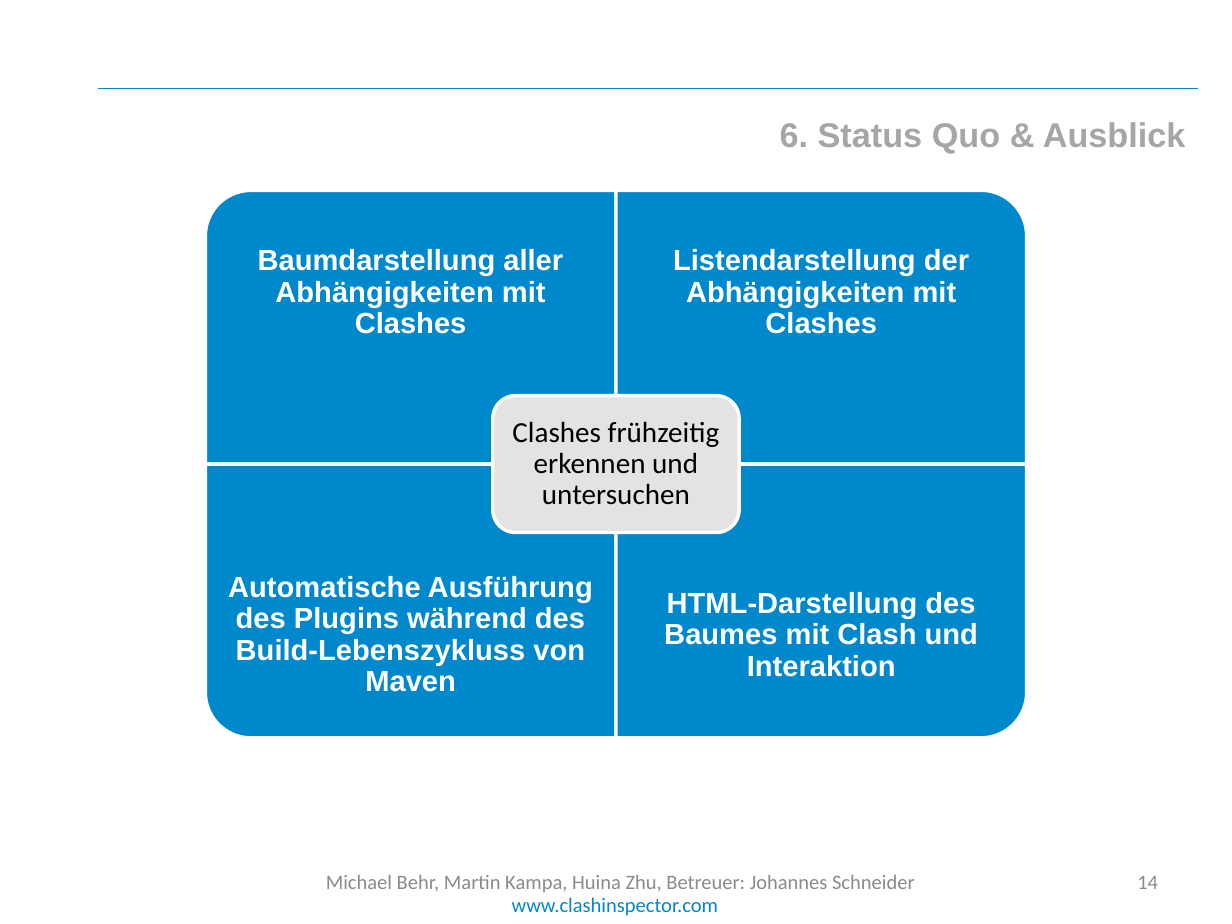
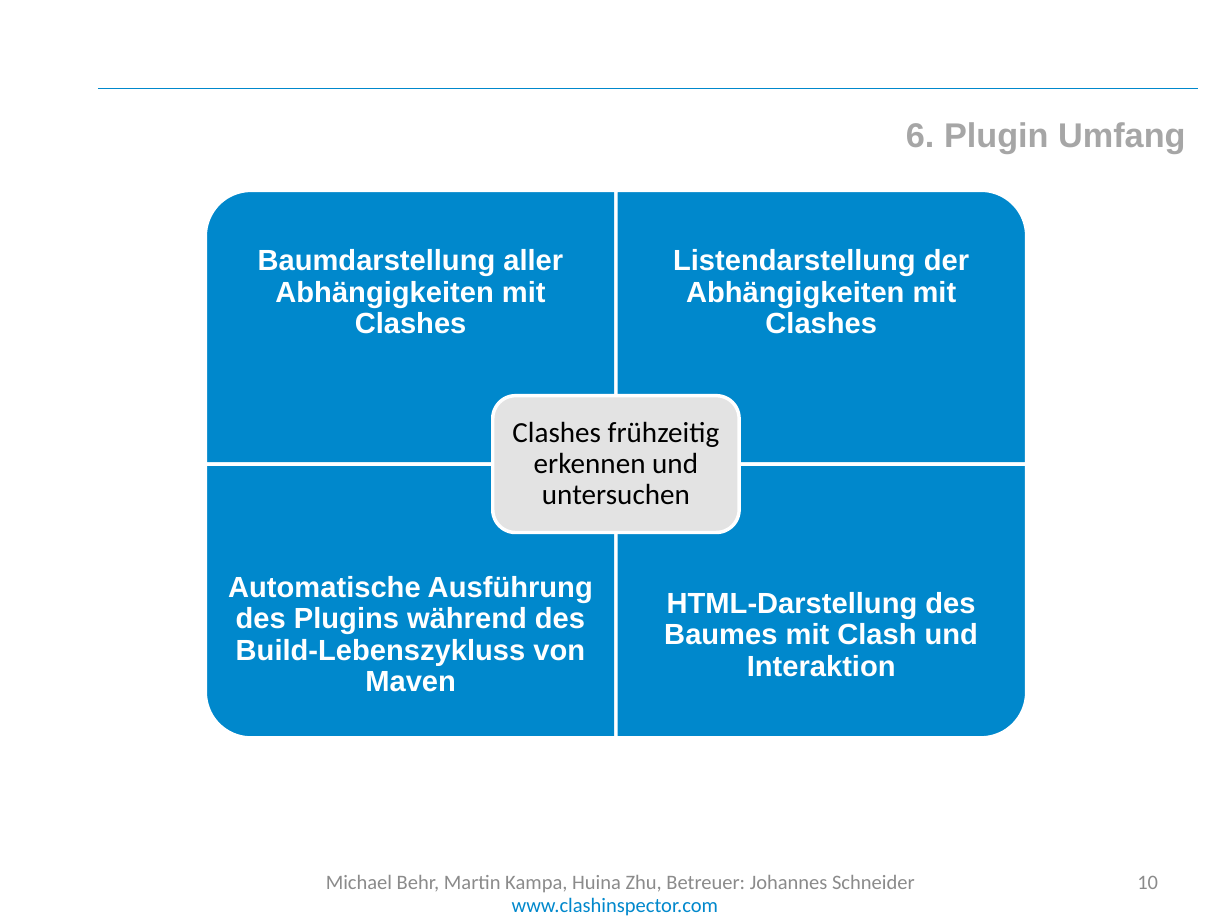
Before and after one commit to cedarsoft/clashinspector.com, a slide deck: slide 10 of presentation/Jahresprojekt Endpräsentation.pptx (slide 14 before the commit). Drawn at 1232x924 pixels with LibreOffice and Linux fonts; fonts in the diff are those of the drawing; background and template pictures are left out. Boxes give left, top, right and bottom in pixels: in the first picture for what was removed or moved away, otherwise in the second. Text is boxed around its words. In the diff, an @@ line names an element or a change of style, - is before the commit and + after.

```diff
--- a/presentation/Jahresprojekt Endpräsentation.pptx
+++ b/presentation/Jahresprojekt Endpräsentation.pptx
@@ text at box(906, 122, 1185, 154): text changed @@
-6. Status Quo & Ausblick
+6. Plugin Umfang
@@ page number at box(1137, 876, 1158, 889): text changed @@
-14
+10
```
Also in this commit, not shown: 1 other slide changed, 2 slides added, 1 slide removed, 2 other files.
